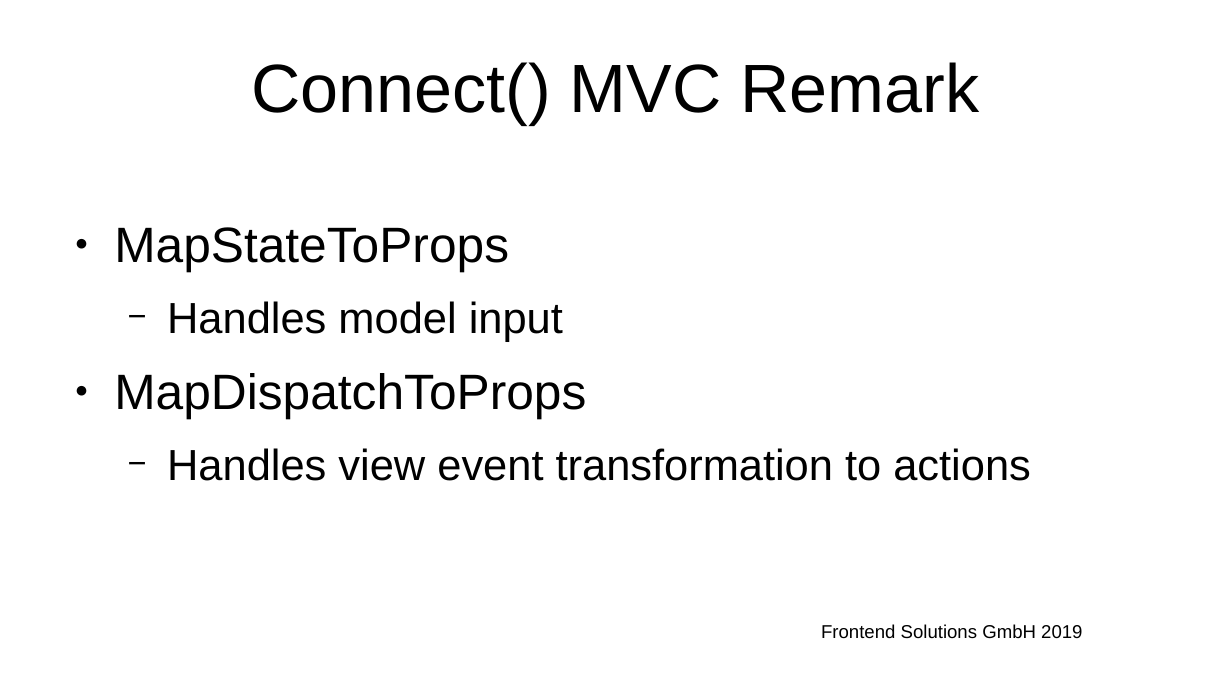
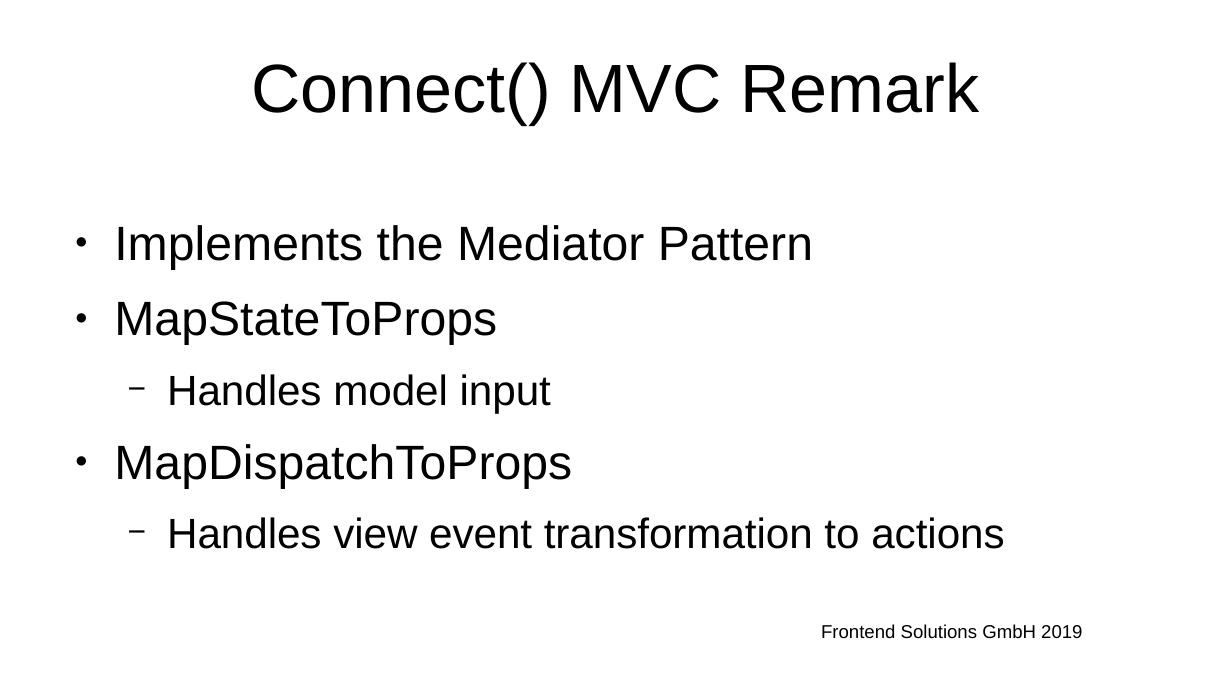
Before and after one commit to FrontendSolutionsGmbH/ReduxMvcSlides, a slide deck: slide 14 of ReactRedux.pptm (slide 15 before the commit). Drawn at 1232x693 pixels with LibreOffice and Linux fonts; fonts in the diff are those of the drawing; background and template pictures are left out. Boxes give left, top, right and bottom in pixels: in the first picture for what was removed or moved away, otherwise in the second. Text is boxed around its words. In the diff, an @@ line names an element or a change of style, - is before the commit and + after.

```diff
--- a/ReactRedux.pptm
+++ b/ReactRedux.pptm
@@ text at bbox=[114, 225, 813, 270]: paragraph added @@
+● Implements the Mediator Pattern
@@ text at bbox=[114, 301, 1004, 549]: size 32 to 31 pt in "MapStateToProps", "MapDispatchToProps"; size 28 to 27.2 pt in "Handles model input", "Handles view event transformation to actions" @@
```
Also in this commit, not shown: 1 slide removed, 1 other file.
